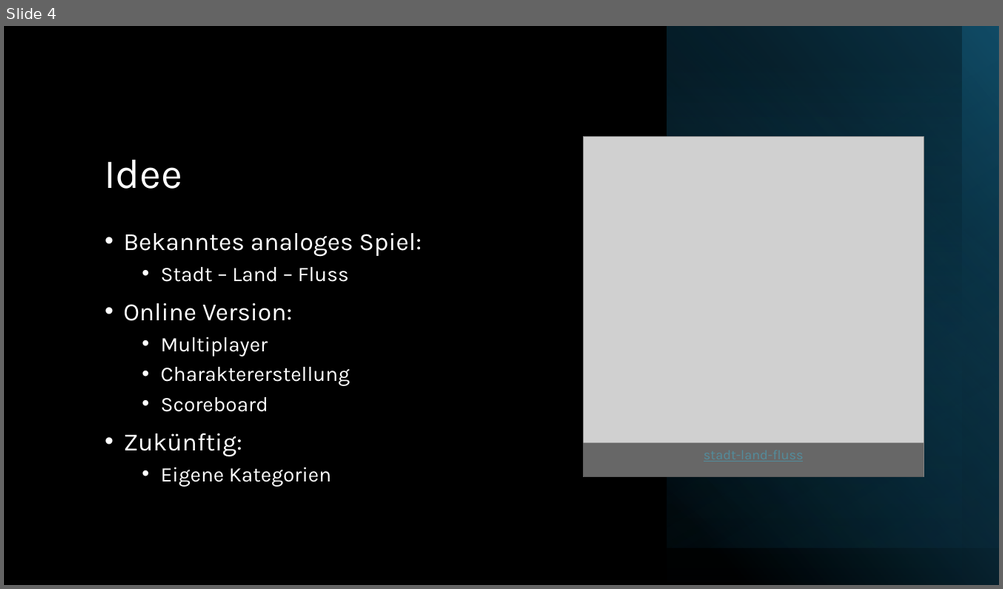
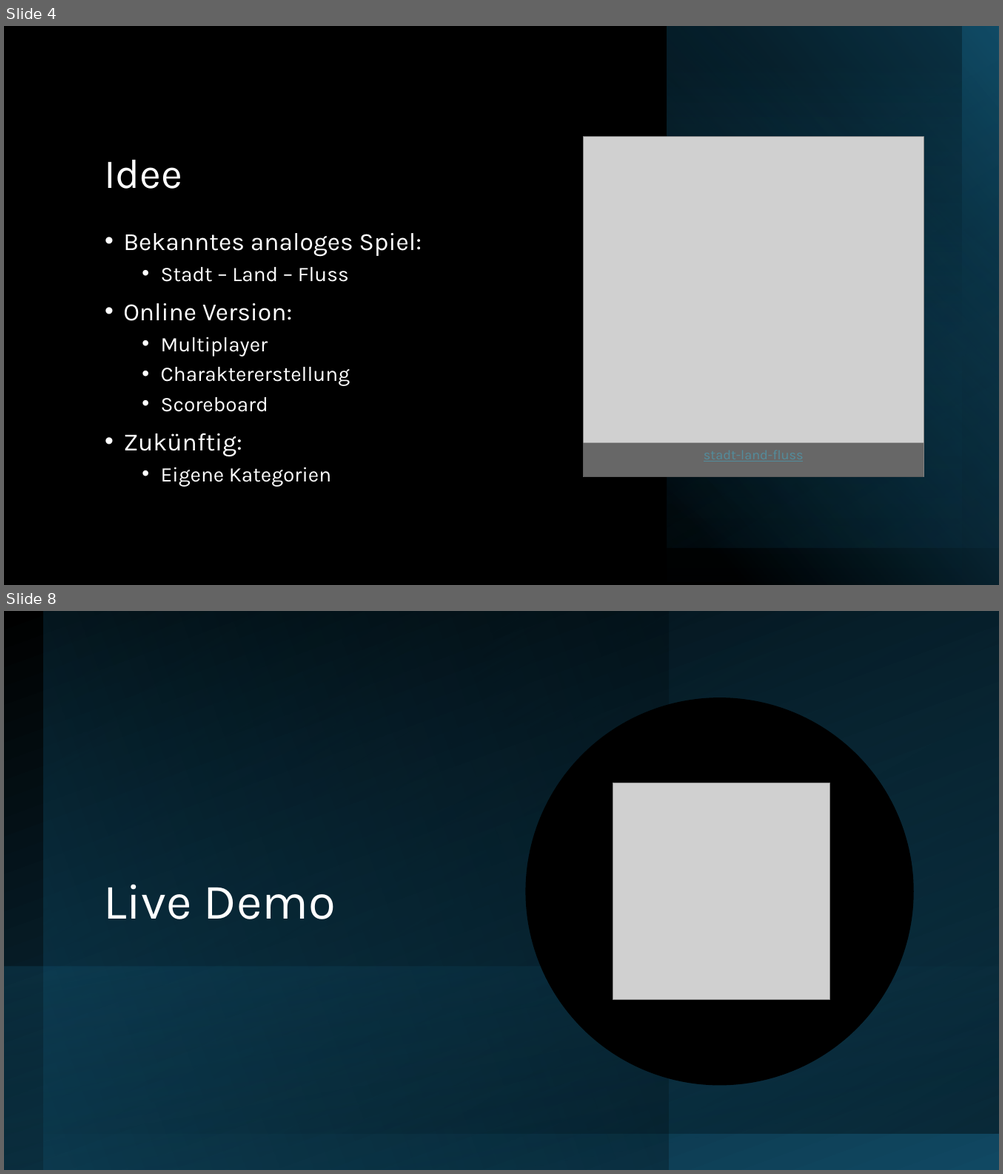
Before and after one commit to pfarrhoferphilip/Stadt-Land-Vollpfosten-Online, a slide deck: Dokumentation/Präsentation_abschluss.pptx. Shown one above the other, each under a label of ours: slide 4 before the commit, slides 4 and 8 after it; the slides between them are not shown. The pictures are 1003x589 and 1003x1174 pixels, drawn with LibreOffice and Linux fonts; fonts in the diff are those of the drawing; grey boxes stand for pictures. Boxes give left, top, right and bottom in pixels: in the first picture for what was removed or moved away, otherwise in the second. Text is boxed around its words. In the diff, an @@ line names an element or a change of style, - is before the commit and + after.

```diff
--- a/Dokumentation/Präsentation_abschluss.pptx
+++ b/Dokumentation/Präsentation_abschluss.pptx
@@ slide 8 added at [4,611,999,1170], background #000000 @@
@@ rectangle added at [4,611,999,1170], fill gradient #000000 to #104862 @@
@@ rectangle added at [43,611,669,1170], fill gradient #104862 to #000000 @@
@@ rectangle added at [43,611,999,1134], fill gradient #156082 to #000000 @@
@@ ellipse added at [526,698,913,1085], fill #000000 @@
@@ picture added at [613,783,829,999] @@
@@ title added at [103,884,336,920], 48 pt, text #FFFFFF @@
+Live Demo
@@ rectangle added at [5,965,999,1170], fill gradient #156082 to #0B3041 @@
```
Also in this commit, not shown: 2 slides changed, 2 other slides added, 1 other file.
